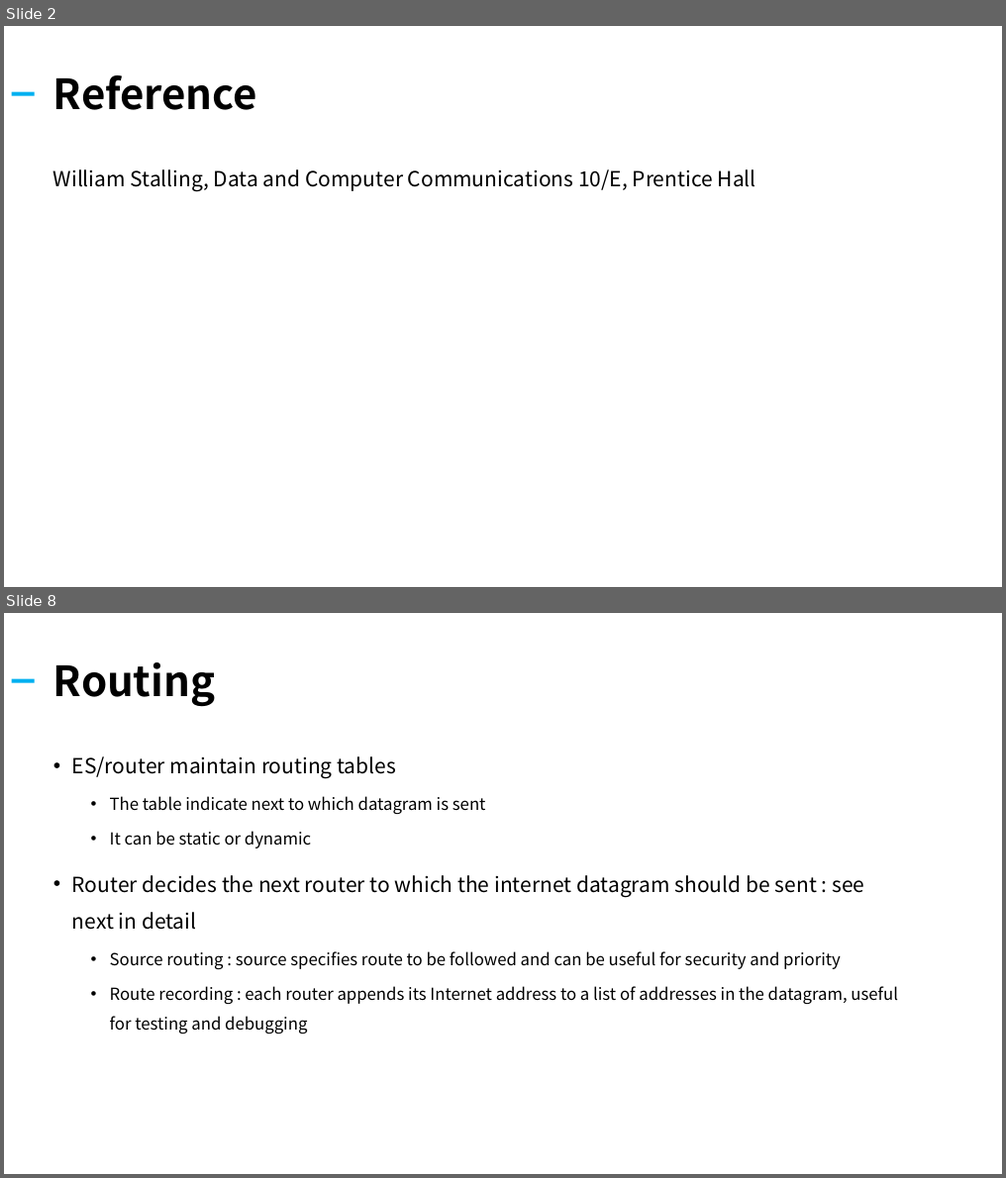
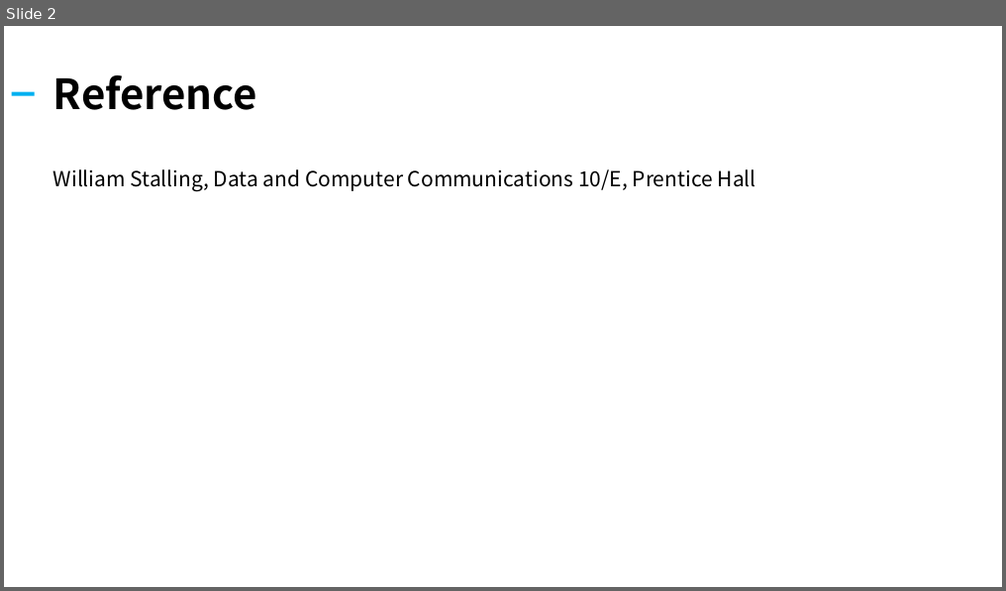
Before and after one commit to kiku99/AWS, a slide deck: Network/05. Network Internet Protocol (2).pptx. Shown one above the other, each under a label of ours: slides 2 and 8 before the commit, slide 2 after it; the slides between them are not shown. The pictures are 1006x1178 and 1006x591 pixels, drawn with LibreOffice and Linux fonts; fonts in the diff are those of the drawing. Boxes give left, top, right and bottom in pixels: in the first picture for what was removed or moved away, otherwise in the second. Text is boxed around its words. In the diff, an @@ line names an element or a change of style, - is before the commit and + after.

Commit message:
add : network internet protocol (2)

```diff
--- a/Network/05. Network Internet Protocol (2).pptx
+++ b/Network/05. Network Internet Protocol (2).pptx
@@ slide 8 removed at <box>4,613,1002,1174</box>, background #FFFFFF @@
@@ title removed at <box>54,663,215,707</box> @@
-Routing
@@ rectangle removed at <box>12,679,35,682</box> @@
@@ text removed at <box>72,757,898,1035</box> @@
-• ES/router maintain routing tables
-  • The table indicate next to which datagram is sent
-  • It can be static or dynamic
-• Router decides the next router to which the internet datagram should be sent : see next in detail
-  • Source routing : source specifies route to be followed and can be useful for security and priority
-  • Route recording : each router appends its Internet address to a list of addresses in the datagram, useful for testing and debugging
```
Also in this commit, not shown: 1 slide changed, 23 slides added, 15 other slides removed, 1 other file.
